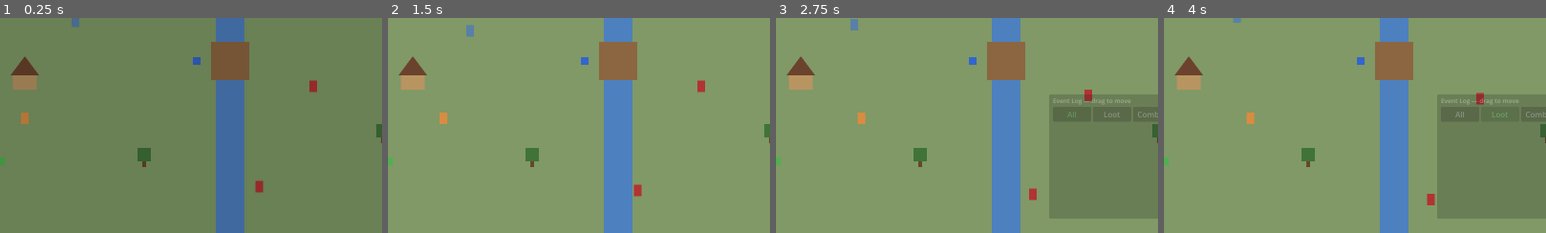
Above: before the commit, frames 1-4 (left to right).
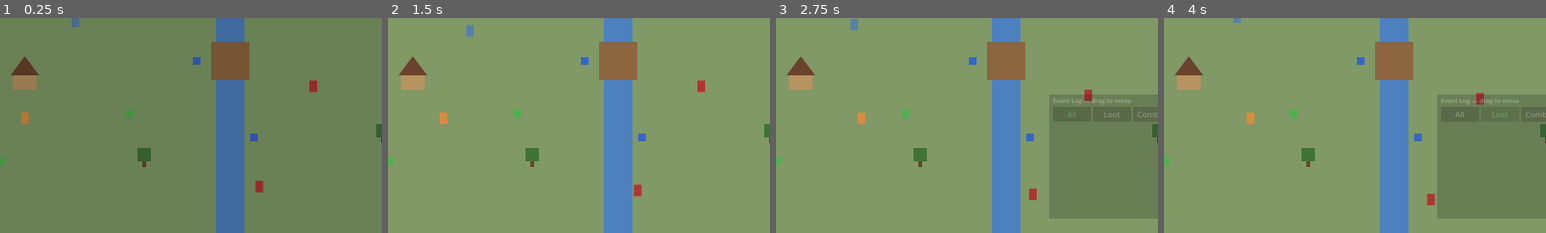
Above: after the commit, the same moments.

Repository: djkipyaboy/bunnies
Game: Godot game, scene res://world/overworld_demo.tscn
Same seed, same stepped clock (60 frames per second), same inputs: the game is played once before the commit and once after it. This scene is started directly instead of the project's main scene.
Inputs (mouse positions are % of the whole screen's width and height, from its top left):
- Up to frame 1 (0.25 s): no input
- Up to frame 2 (1.5 s): move the mouse to (72, 45) at 0.52 s; hold D (move_right) 0.53-1.25 s; hold E (interact) 0.53-1.25 s; click (72, 45) at 0.67 s; tap Enter at 1.25 s; drag from (30, 55) to (82, 34) at 1.27 s
- Up to frame 3 (2.75 s): tap Space at 2 s; move the mouse to (60, 28) at 2.02 s; hold D (move_right) from 2.03 s (still down); hold L (toggle_event_log) from 2.03 s (still down); tap E (interact) at 2.3 s
- Up to frame 4 (4 s): release D (move_right) at 2.75 s; release L (toggle_event_log) at 2.75 s; click "All" at 2.75 s; click "Loot" at 3.5 s
The pictures show only the part of the screen within x 19-69%, y 38-88%; the shares and areas given below are measured in that part.

The runs differ from the first frame. In frame 1, 0.1% of the frame differs, in the area x 33-68%, y 42-58%; in frame 2, 0.1%; in frame 3, 0.1%; in frame 4, 0.1%.

Commit message:
feat(world): add a second Foraging node and a second Fishing node to the overworld
Co-Authored-By: Claude Sonnet 5 <noreply@anthropic.com>
Claude-Session: https://claude.ai/code/session_01X7gtfeXdVygTDzwhQiz7Gi

Diff:
--- /dev/null
+++ b/tests/test_overworld_demo_gathering_content.gd
@@ -0,0 +1,46 @@
+extends SceneTree
+
+## Confirms the two additional gathering nodes (2026-08-02 gathering-playtest-fixes spec section 5)
+## exist in the real overworld scene, at distinct node names from the originals, and hand off
+## correctly -- mirrors tests/test_overworld_demo_foraging.gd/test_overworld_demo_fishing.gd's
+## real-scene-instance technique, scoped to proving the SECOND node of each kind works (the full
+## grant/resolve flow is already covered by those existing tests for the first node of each).
+
+func _check(cond: bool, label: String) -> void:
+	print(("ok " if cond else "FAIL ") + label)
+
+func _initialize() -> void:
+	var combat_handoff: Node = get_root().get_node("CombatHandoff")
+	combat_handoff.defeated_encounter_ids = [] as Array[StringName]
+	combat_handoff.event_log_entries = [] as Array[Dictionary]
+
+	var scene: PackedScene = load("res://world/overworld_demo.tscn")
+	var demo: OverworldDemo = scene.instantiate()
+	get_root().add_child(demo)
+	await process_frame
+	await process_frame
+
+	var berries2: GatheringNode = demo.get_node("World/WildBerries2")
+	_check(berries2 != null, "the real overworld scene places a second Foraging node named WildBerries2")
+
+	berries2.interact()
+	await process_frame
+	_check(demo._foraging_panel.is_open(), "interacting with WildBerries2 opens the scene's real ForagingPanel")
+	_check(combat_handoff.is_defeated(&"WildBerries2"), "WildBerries2 marks itself defeated independently of the original WildBerries")
+	demo._foraging_panel.advance_spin_for_test(ForagingPanel.SPIN_DURATION_SECONDS + 0.05)
+	demo._foraging_panel.press_bank_for_test()
+	_check(not demo._foraging_panel.is_open(), "banking closes the panel opened from WildBerries2")
+
+	var fish2: FishingSpot = demo.get_node("World/FishingSpot2")
+	_check(fish2 != null, "the real overworld scene places a second Fishing node named FishingSpot2")
+
+	fish2.interact()
+	await process_frame
+	_check(demo._fishing_panel.is_open(), "interacting with FishingSpot2 opens the scene's real FishingPanel")
+	_check(combat_handoff.is_defeated(&"FishingSpot2"), "FishingSpot2 marks itself defeated independently of the original FishingSpot")
+
+	demo.queue_free()
+	await process_frame
+	combat_handoff.defeated_encounter_ids = [] as Array[StringName]
+	combat_handoff.event_log_entries = [] as Array[Dictionary]
+	quit()
--- a/world/overworld_demo.gd
+++ b/world/overworld_demo.gd
@@ -467,6 +467,36 @@
 		fish.fishing_requested.connect(_on_fishing_requested)
 		_world.add_child(fish)
 
+	# A second Foraging node and a second Fishing node (2026-08-02 gathering-playtest-fixes spec
+	# section 5, player-requested for better playtesting) -- positions verified clear of every
+	# collider/NPC in this file (trees/river/mountain/village/enemies/pickups/other gathering
+	# nodes) by direct inspection before being placed.
+	if not _handoff().is_defeated(&"WildBerries2"):
+		var berries2 := GatheringNode.new()
+		berries2.name = "WildBerries2"
+		berries2.material_type = &"forage_herb"
+		berries2.material_display_name = "Wild Berries"
+		berries2.quantity = 1
+		berries2.global_position = Vector2(420, 450)
+		berries2.foraging_requested.connect(_on_foraging_requested)
+		_world.add_child(berries2)
+
+	if not _handoff().is_defeated(&"FishingSpot2"):
+		var fish2 := FishingSpot.new()
+		fish2.name = "FishingSpot2"
+		fish2.small_material_type = &"fish_small"
+		fish2.small_material_display_name = "Minnow"
+		fish2.small_quantity = 1
+		fish2.medium_material_type = &"fish_medium"
+		fish2.medium_material_display_name = "Freshwater Fish"
+		fish2.medium_quantity = 1
+		fish2.large_material_type = &"fish_large"
+		fish2.large_material_display_name = "Prize Bass"
+		fish2.large_quantity = 1
+		fish2.global_position = Vector2(680, 500)
+		fish2.fishing_requested.connect(_on_fishing_requested)
+		_world.add_child(fish2)
+
 	# Slay-the-Spire-style "?" random encounter (player direction 2026-07-12) — one authored
 	# example (bandit_ambush) for this playtest. Positioned clear of every collider/other NPC.
 	if not _handoff().is_defeated(&"BanditAmbush"):
